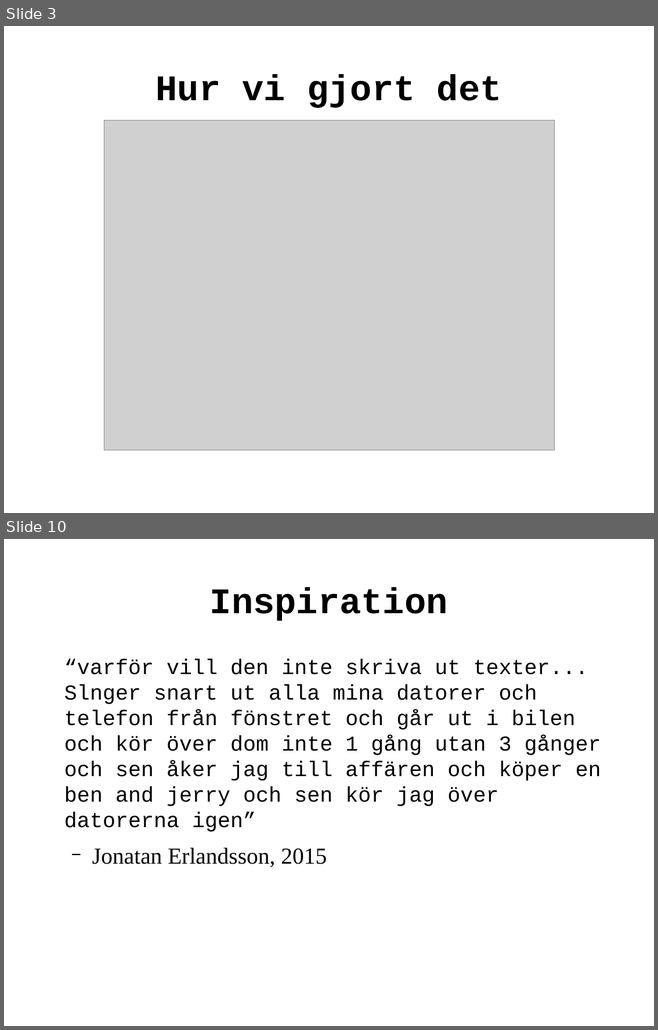
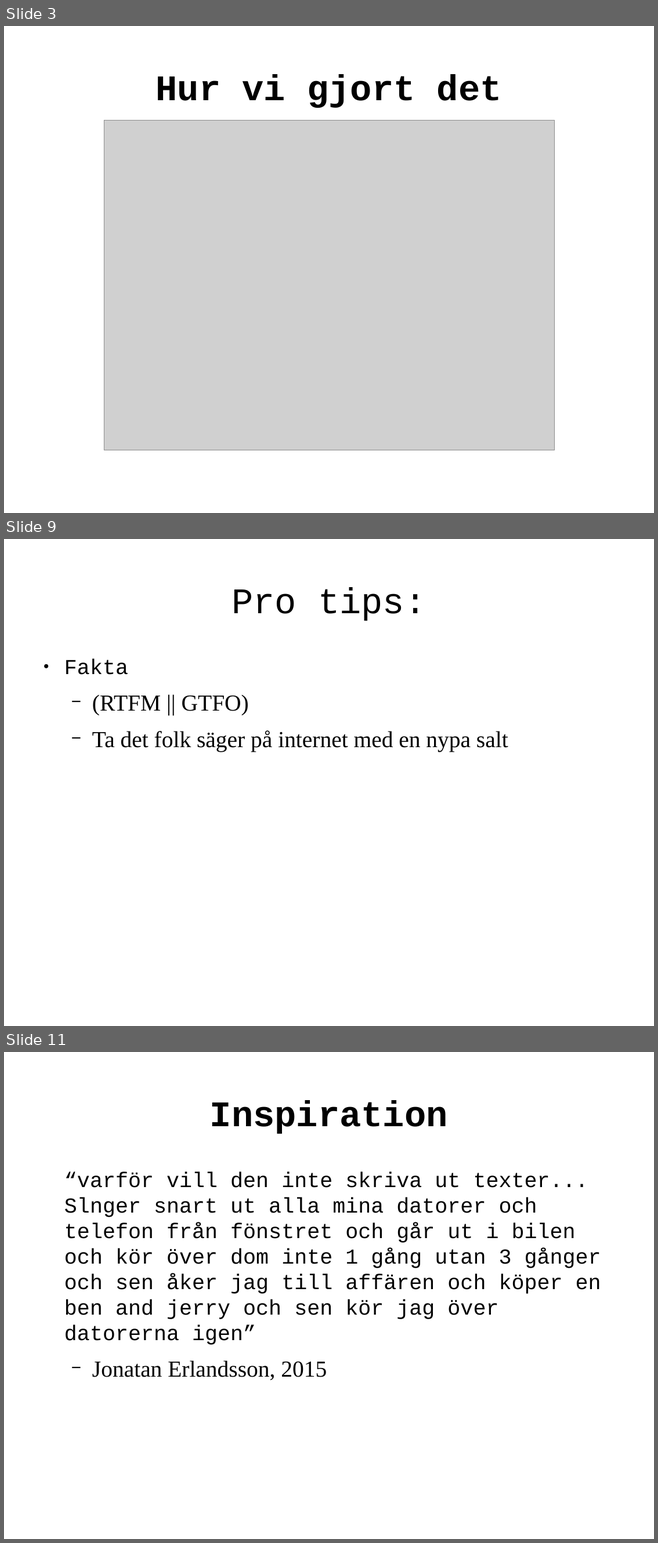
Before and after one commit to erlaan/git2web, a slide deck: log/presentation.odp. Shown one above the other, each under a label of ours: slides 3 and 10 before the commit, slides 3, 9 and 11 after it; the slides between them are not shown. The pictures are 658x1030 and 658x1543 pixels, drawn with LibreOffice and Linux fonts; fonts in the diff are those of the drawing; grey boxes stand for pictures. Boxes give left, top, right and bottom in pixels: in the first picture for what was removed or moved away, otherwise in the second. Text is boxed around its words. In the diff, an @@ line names an element or a change of style, - is before the commit and + after.

```diff
--- a/log/presentation.odp
+++ b/log/presentation.odp
@@ slide 9 added at <box>4,539,654,1026</box>, background #FFFFFF @@
@@ title added at <box>231,588,426,621</box>, 44 pt, text #000000 @@
+Pro tips:
@@ text added at <box>64,659,508,752</box>, 28 pt, text #000000 @@
+● Fakta
+  − (RTFM || GTFO)
+  − Ta det folk säger på internet med en nypa salt
@@ what was slide 10 is now slide 11 @@
```
Also in this commit, not shown: 5 slides changed, 2 other slides added, 2 slides removed, 4 other files.
